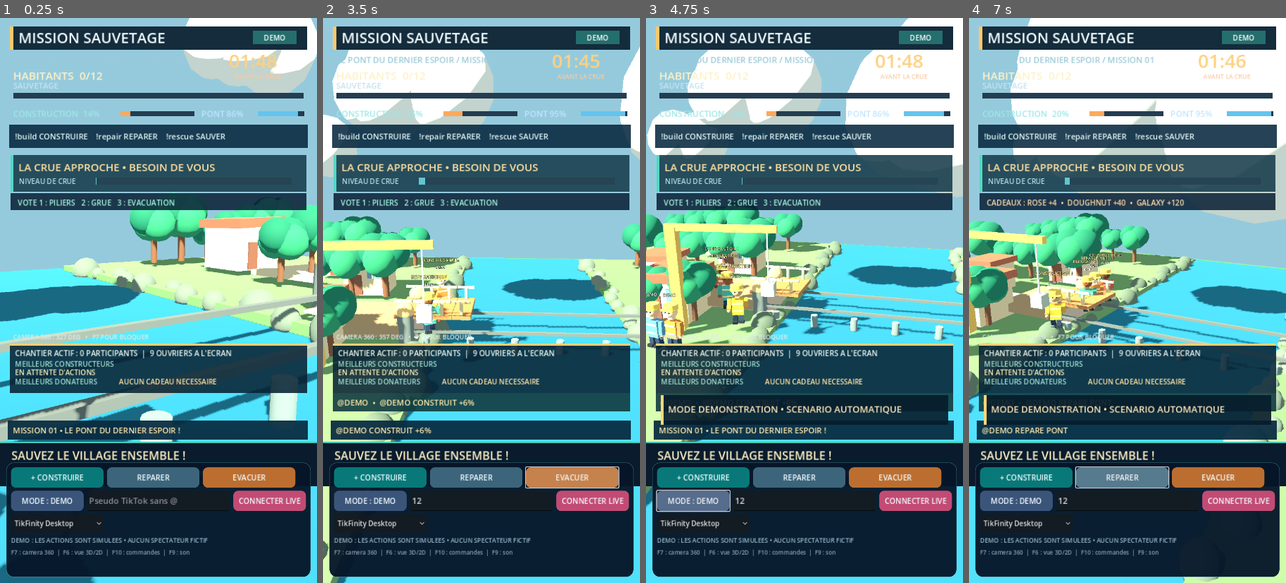
Above: before the commit, frames 1-4 (left to right).
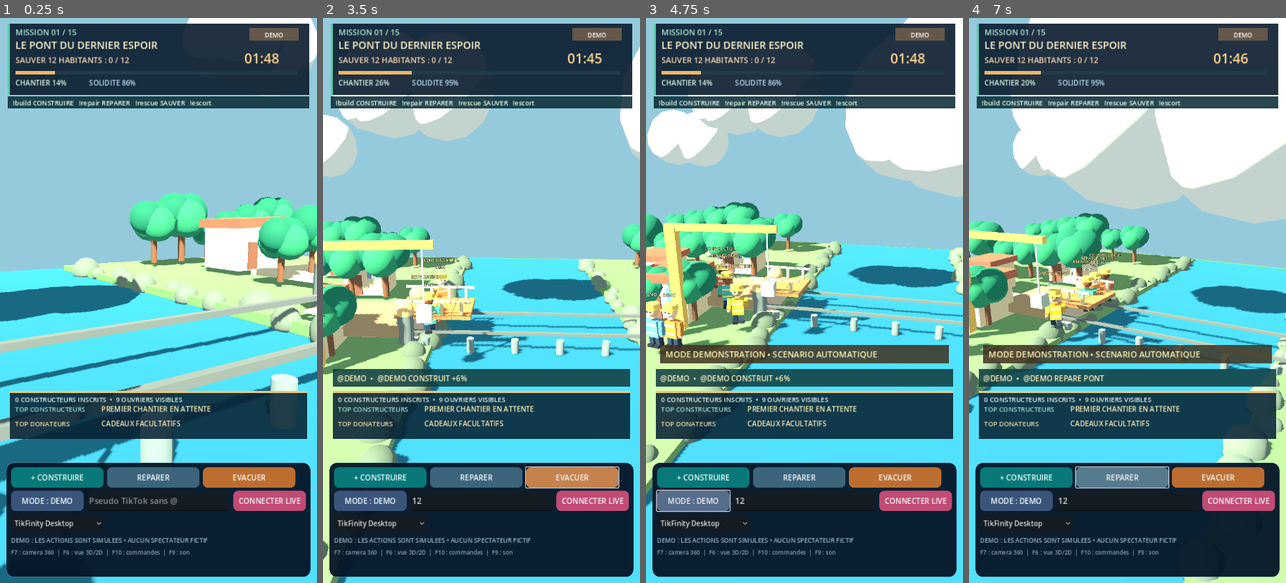
Above: after the commit, the same moments.

Repository: Hsergo/LIVE-BATTLES
Game: Godot game, scene res://main.tscn
Same seed, same stepped clock (60 frames per second), same inputs: the game is played once before the commit and once after it.
Inputs (mouse positions are in pixels of both pictures, inside the frame that each line leads up to):
- Up to frame 1 (0.25 s): no input
- Up to frame 2 (3.5 s): click (481, 498) at 0.52 s; type "12" at 0.6 s; click "+ CONSTRUIRE" at 1.25 s; click "REPARER" at 2 s; click "EVACUER" at 2.75 s
- Up to frame 3 (4.75 s): click "MODE : DEMO" at 3.5 s; click "MODE : LIVE" at 4.25 s
- Up to frame 4 (7 s): click "TikFinity Desktop" at 5 s; click "+ CONSTRUIRE" at 5.75 s; click "REPARER" at 6.5 s

The runs differ from the first frame. In frame 1, 42% of the frame differs, in the area x 0-100%, y 1-83%; in frame 2, 38%; in frame 3, 40%; in frame 4, 40%.

Commit message:
feat(campaign): compact HUD, dynamic level header and CI checks for 15 unique missions

Diff:
--- a/rescue/game/scripts/main.gd
+++ b/rescue/game/scripts/main.gd
@@ -932,42 +932,40 @@
 		_poly([Vector2(x+1,y-33),Vector2(x+1,y-3),Vector2(x+17,y-3)],Color("#e9f8e2"))
 
 func _draw_hud_3d() -> void:
-	# Native 3D from a dedicated SubViewport; only HUD is drawn in 2D.
-	_draw_header()
-	_draw_scene_legend()
-	_draw_emergency_card()
-	_draw_agent_message()
+	# Minimalist live HUD. The 3D world stays visible over most of the vertical screen.
+	_draw_compact_header_3d()
 	_draw_3d_leaderboards()
-	_draw_status_3d()
-	if action_headline_life > 0:
-		_rect(22,849,676,43,Color("#113c40e8"))
-		_text(action_headline.substr(0,63),Vector2(32,878),18,Color("#ffe9aa"))
-	_draw_footer()
-	if banner_life > 0:
-		_rect(33,854,654,67,Color("#071c2be9"))
-		_rect(33,854,7,67,Color("#ffd67d"))
-		_text(banner.substr(0,49),Vector2(50,894),21,Color("#ffe9bd"))
+	if agent_message_life > 0.0:
+		_rect(21,211,678,37,Color("#0b313ad7"))
+		_text(agent_message.substr(0,62),Vector2(34,237),17,Color("#ffedaf"))
+	if action_headline_life > 0.0:
+		_rect(22,795,676,41,Color("#103d40df"))
+		_text(action_headline.substr(0,63),Vector2(32,823),17,Color("#fff0ba"))
+	if banner_life > 0 and str(state.get("status")) != "RESULT":
+		_rect(32,741,656,42,Color("#3f3221db"))
+		_text(banner.substr(0,53),Vector2(44,769),19,Color("#fff2b5"))
+	if not admin_visible:
+		_draw_footer()
 	if str(state.get("status")) == "RESULT":
 		_draw_result()
 	if flash > 0.0:
-		_rect(0,236,720,720,Color(1.0,0.53,0.31,flash*0.17))
+		_rect(0,210,720,660,Color(1.0,0.53,0.31,flash*0.13))
 
 func _draw_3d_leaderboards() -> void:
 	var people: int = int(state.get("participants").size())
 	var visible_count: int = int(world_3d.call("visible_workers")) if world_3d != null else 0
-	_rect(22,737,676,112,Color("#082334e1"))
-	_rect(22,737,676,5,Color("#ffcf79"))
-	_text("CHANTIER ACTIF : %d PARTICIPANTS  |  %d OUVRIERS A L'ECRAN" % [people,visible_count],
-		Vector2(34,766),17,Color("#eff8ef"))
-	var builders: Array[String] = state.call("top_builders",3)
-	var donors: Array[String] = state.call("top_donors",3)
-	_text("MEILLEURS CONSTRUCTEURS",Vector2(34,790),16,Color("#a1dfd0"))
-	_text("  /  ".join(builders) if not builders.is_empty() else "EN ATTENTE D'ACTIONS",
-		Vector2(34,809),16,Color("#fff0ba"),false,645)
-	_text("MEILLEURS DONATEURS",Vector2(34,830),16,Color("#a1dfd0"))
-	_text("  /  ".join(donors) if not donors.is_empty() else "AUCUN CADEAU NECESSAIRE",
-		Vector2(270,830),16,Color("#ffe2a1"),false,411)
-	# The contribution is attributed to the real actor, not to a synthetic bot.
+	_rect(22,845,676,108,Color("#082334e2"))
+	_rect(22,845,676,4,Color("#eac77d"))
+	_text("%d CONSTRUCTEURS INSCRITS  •  %d OUVRIERS VISIBLES" % [people,visible_count],
+		Vector2(34,870),15,Color("#e6f8ea"))
+	var builders: Array[String] = state.call("top_builders",2)
+	var donors: Array[String] = state.call("top_donors",2)
+	_text("TOP CONSTRUCTEURS",Vector2(34,892),15,Color("#9cdfd2"))
+	_text("  /  ".join(builders) if not builders.is_empty() else "PREMIER CHANTIER EN ATTENTE",
+		Vector2(230,892),16,Color("#fff1b5"),false,452)
+	_text("TOP DONATEURS",Vector2(34,925),15,Color("#e9d7a5"))
+	_text("  /  ".join(donors) if not donors.is_empty() else "CADEAUX FACULTATIFS",
+		Vector2(230,925),16,Color("#ffe3b2"),false,452)
 
 func _draw_status_3d() -> void:
 	if world_3d == null:
@@ -975,3 +973,27 @@
 	var orbit: float = float(world_3d.call("camera_turn_degrees"))
 	_text("CAMERA 360 : %d DEG   •   F7 POUR BLOQUER" % int(orbit),
 		Vector2(30,728),14,Color("#dcebe6"))
+
+func _draw_compact_header_3d() -> void:
+	var info: Dictionary = state.call("scenario_info")
+	_rect(17,13,686,161,Color("#0a1c2de7"))
+	_rect(17,13,6,161,Color("#58ceab"))
+	_text("MISSION %02d / 15" % int(state.get("mission_index")),Vector2(35,39),18,Color("#ace5da"))
+	_text(str(info.get("title","MISSION")).substr(0,37),Vector2(35,70),23,Color("#fff3c9"))
+	var connected_live := game_mode == "LIVE" and status_tiktok.begins_with("TIKTOK LIVE CONNECTE")
+	var badge := "LIVE OK" if connected_live else ("HORS LIGNE" if game_mode=="LIVE" else "DEMO")
+	_rect(566,22,112,30,Color("#146a64") if connected_live else Color("#65584b"))
+	_text(badge,Vector2(573,44),14,Color.WHITE,true,99)
+	var seconds := int(ceil(float(state.get("seconds"))))
+	_text("%02d:%02d" % [int(seconds/60),seconds%60],Vector2(555,103),31,Color("#ffd28e"))
+	_text(str(info.get("objective","")) + " : %d / %d" % [int(state.get("saved")),int(state.get("target"))],
+		Vector2(35,102),18,Color("#f7d7b3"))
+	_rect(35,120,640,8,Color("#203c4a"))
+	_rect(35,120,640*clampf(float(state.get("progress"))/100.0,0,1),8,Color("#efb766"))
+	_text("CHANTIER %d%%" % int(state.get("progress")),Vector2(35,153),16,Color("#ddf6e3"))
+	_text("SOLIDITE %d%%" % int(state.get("strength")),Vector2(202,153),16,Color("#bdddf5"))
+	var special := str(info.get("special","!special"))
+	var header := "!build CONSTRUIRE   !repair REPARER   !rescue SAUVER   " + special
+	_rect(17,178,686,27,Color("#092c36de"))
+	_text(header,Vector2(29,198),15,Color("#e9ffeb"))
+	# !regles is also available. Free progress path is always maintained.
